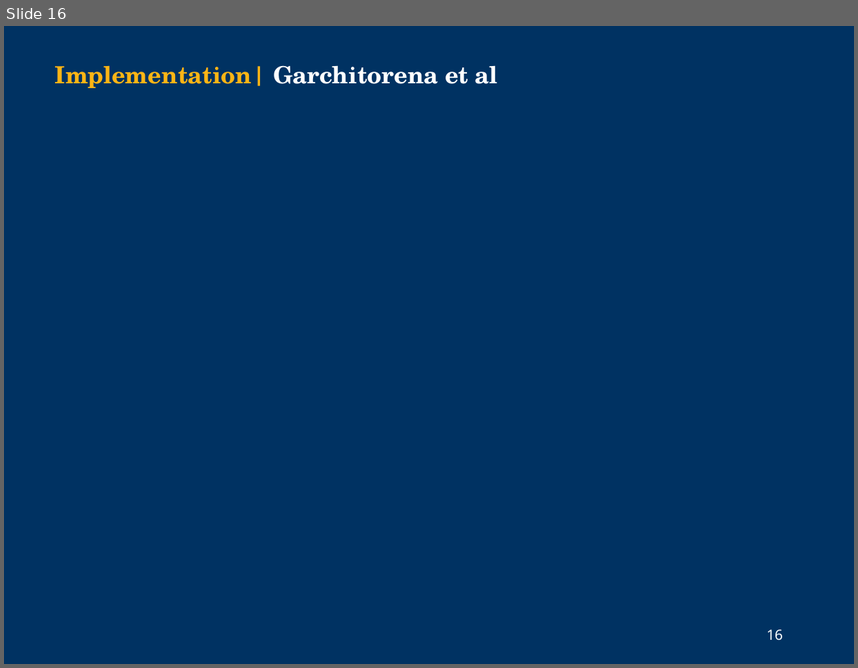
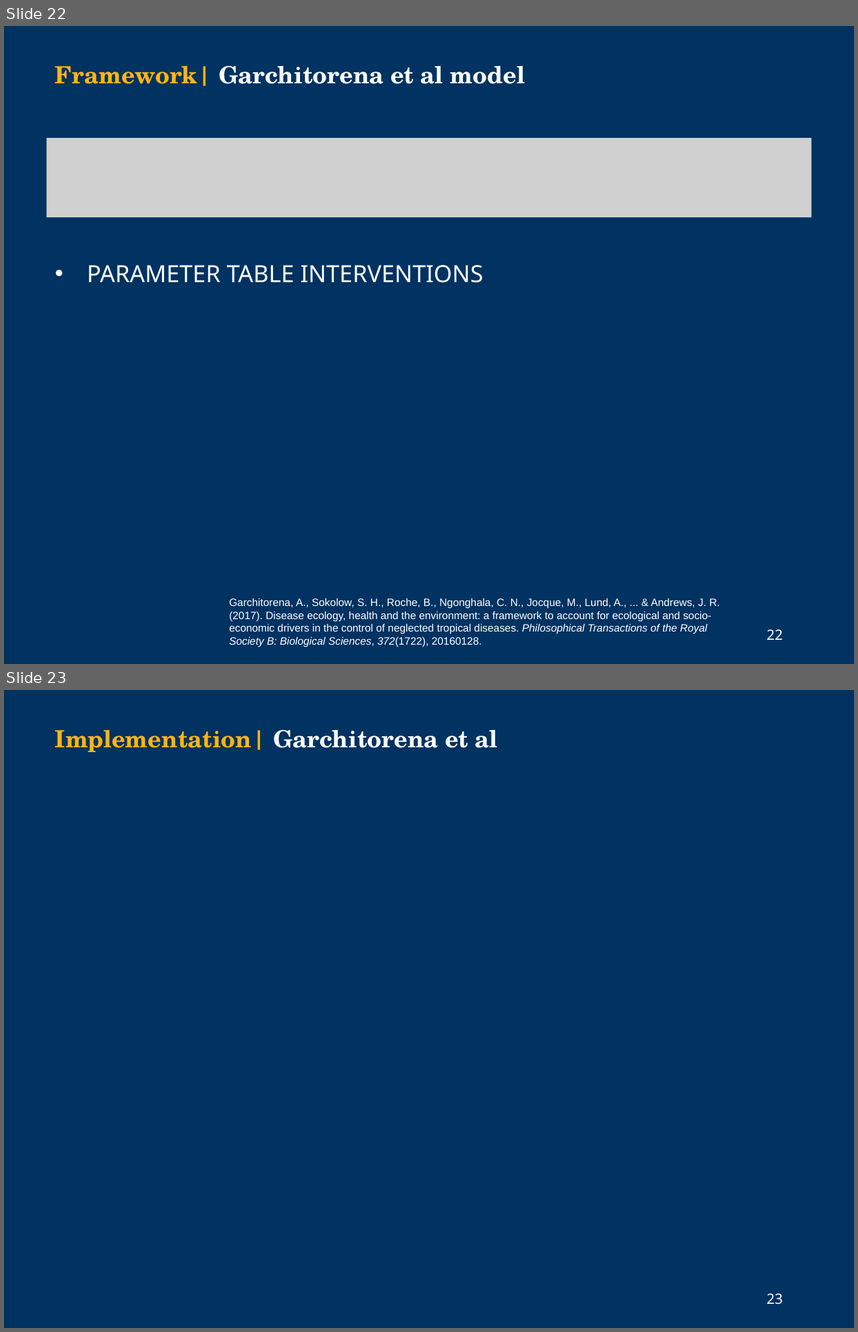
Before and after one commit to cmhoove14/DDNTD, a slide deck: Other/NIMBioS_2019.pptx. Shown one above the other, each under a label of ours: slide 16 before the commit, slides 22 and 23 after it. The pictures are 858x668 and 858x1332 pixels, drawn with LibreOffice and Linux fonts; fonts in the diff are those of the drawing; grey boxes stand for pictures; background and template pictures are left out. Boxes give left, top, right and bottom in pixels: in the first picture for what was removed or moved away, otherwise in the second. Text is boxed around its words. In the diff, an @@ line names an element or a change of style, - is before the commit and + after.

```diff
--- a/Other/NIMBioS_2019.pptx
+++ b/Other/NIMBioS_2019.pptx
@@ slide 22 added at (4, 26, 854, 664), background picture (left out); not listed: 1 template element that a slide beside it also shows @@
@@ text added at (55, 65, 525, 86), 20 pt, text #FFFFFF, bold @@
+Framework| Garchitorena et al model
@@ picture added at (47, 138, 811, 217) @@
@@ text added at (87, 265, 484, 283), 20 pt, text #FFFFFF @@
+• PARAMETER TABLE INTERVENTIONS
@@ text added at (229, 597, 720, 646), 9 pt, text #FFFFFF @@
+Garchitorena, A., Sokolow, S. H., Roche, B., Ngonghala, C. N., Jocque, M., Lund, A., ... & Andrews, J. R. (2017). Disease ecology, health and the environment: a framework to account for ecological and socio-economic drivers in the control of neglected tropical diseases. Philosophical Transactions of the Royal Society B: Biological Sciences, 372(1722), 20160128.
@@ what was slide 16 is now slide 23 @@
@@ page number at (766, 1293, 782, 1304): text changed @@
-16
+23
```
Also in this commit, not shown: 6 slides changed, 13 other slides added.
